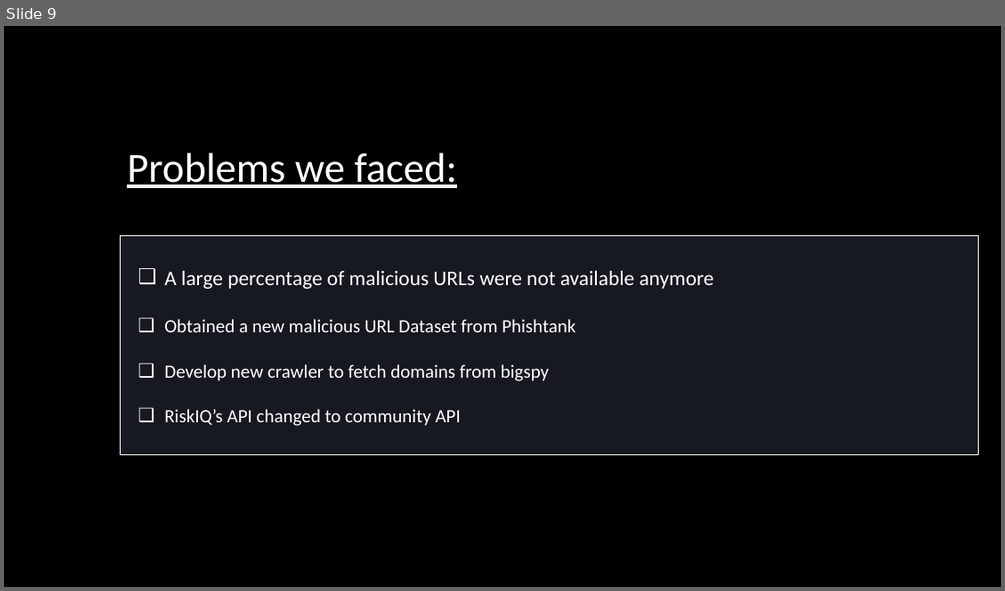
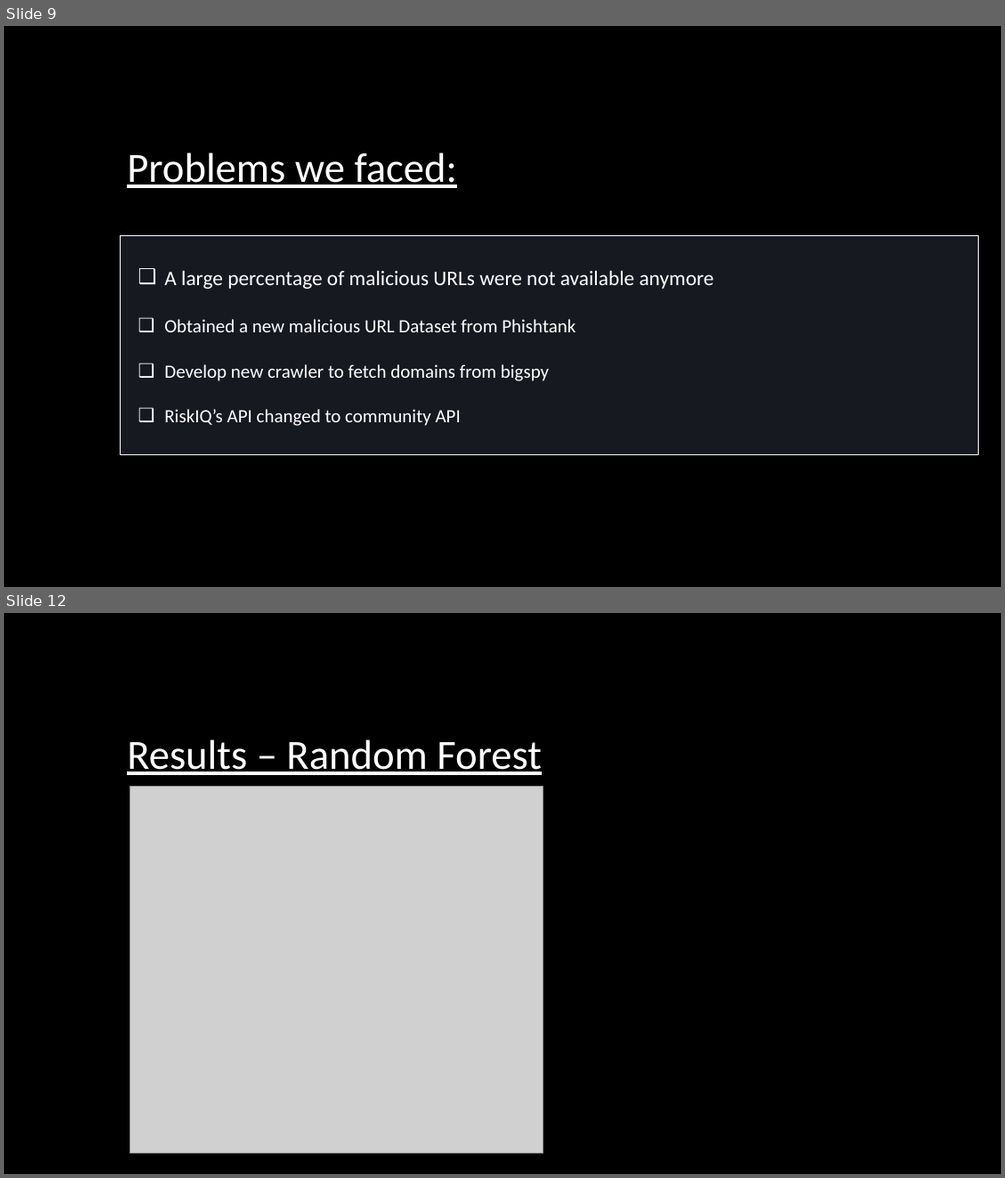
Before and after one commit to ElielGez/Malicious_URL_zdm_new_features_lee_eliel, a slide deck: Robust Malicious Domain Detection.pptx. Shown one above the other, each under a label of ours: slide 9 before the commit, slides 9 and 12 after it; the slides between them are not shown. The pictures are 1005x591 and 1005x1178 pixels, drawn with LibreOffice and Linux fonts; fonts in the diff are those of the drawing; grey boxes stand for pictures; background and template pictures are left out. Boxes give left, top, right and bottom in pixels: in the first picture for what was removed or moved away, otherwise in the second. Text is boxed around its words. In the diff, an @@ line names an element or a change of style, - is before the commit and + after.

```diff
--- a/Robust Malicious Domain Detection.pptx
+++ b/Robust Malicious Domain Detection.pptx
@@ slide 12 added at box(4, 613, 1001, 1174), background picture (left out) @@
@@ text added at box(127, 739, 542, 775), 40 pt, text #FFFFFF, underline @@
+Results – Random Forest
@@ picture added at box(129, 786, 542, 1153) @@
```
Also in this commit, not shown: 2 slides changed, 6 other slides added.
